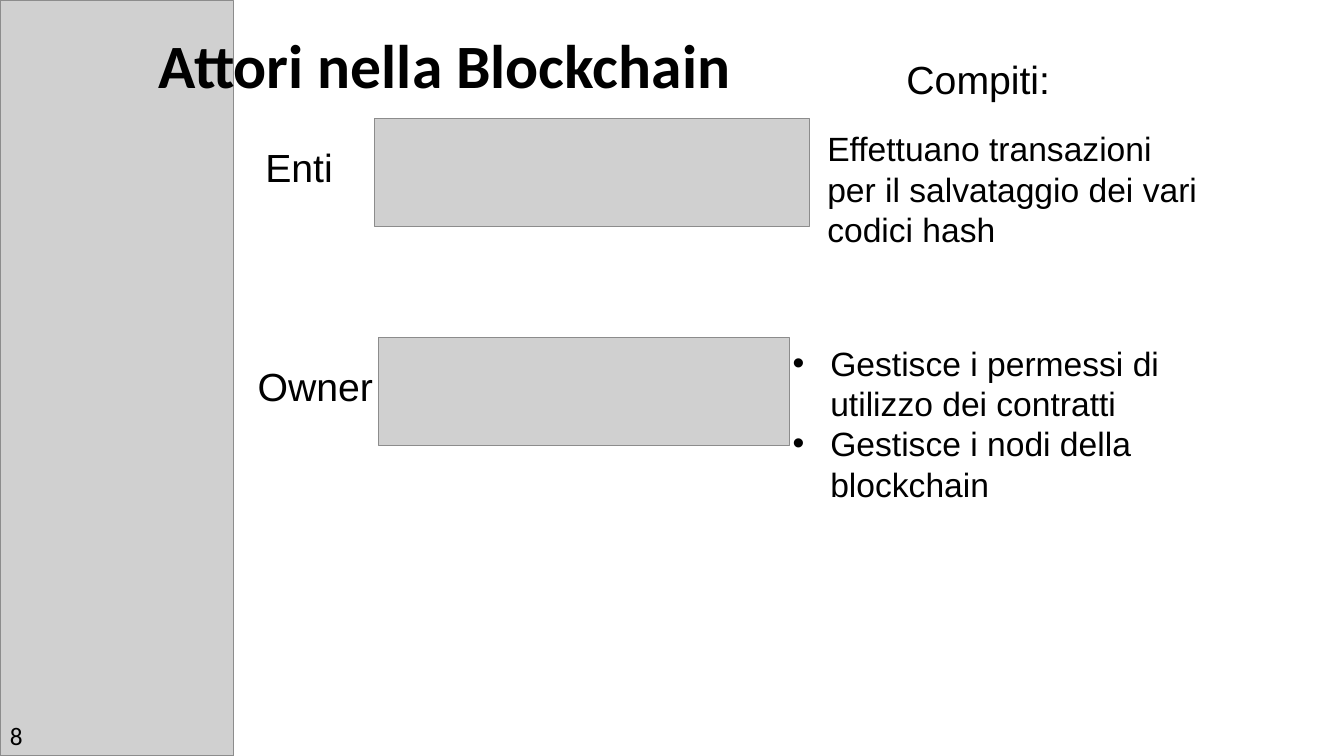
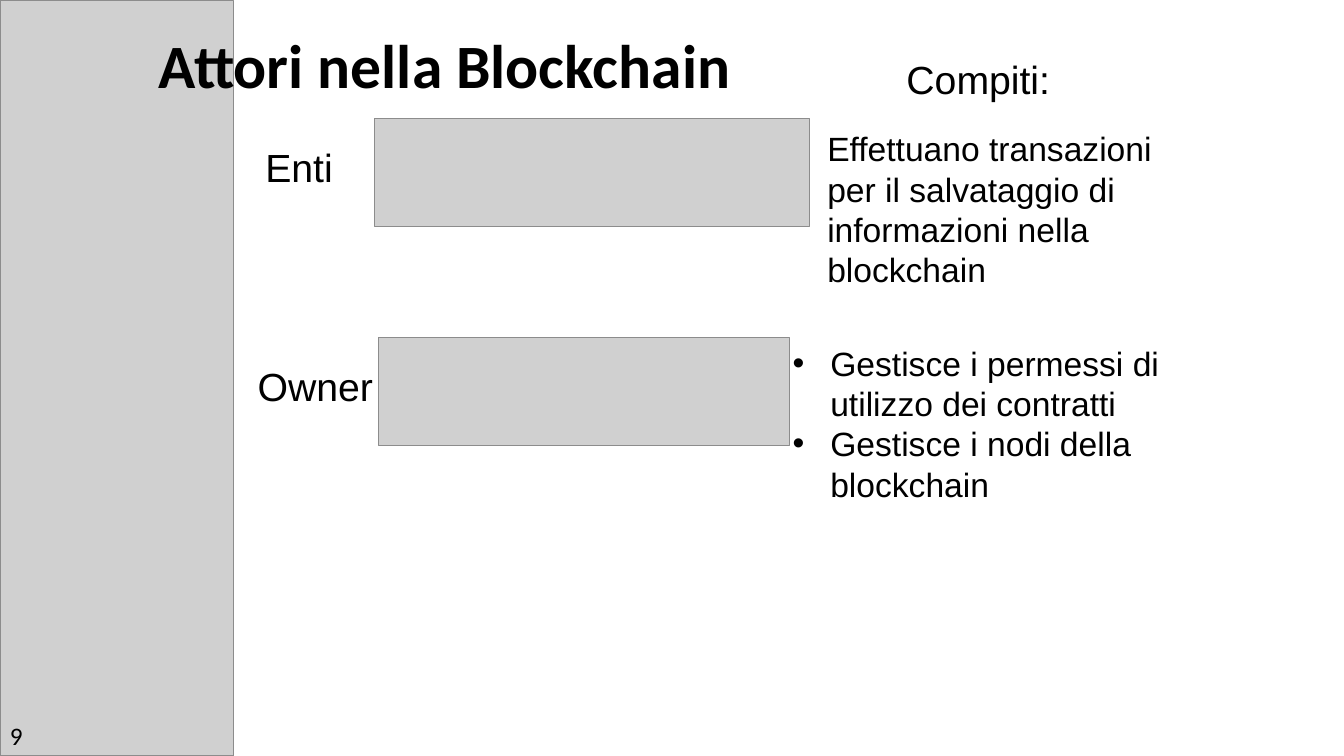
Before and after one commit to MrSecret35/Tesi_Triennale_Blockchain, a slide deck: slide 9 of presentazione_laurea/Presentazione_Laurea.pptx (slide 8 before the commit). Drawn at 1344x756 pixels with LibreOffice and Linux fonts; fonts in the diff are those of the drawing; grey boxes stand for pictures. Boxes give left, top, right and bottom in pixels: in the first picture for what was removed or moved away, otherwise in the second. Text is boxed around its words. In the diff, an @@ line names an element or a change of style, - is before the commit and + after.

```diff
--- a/presentazione_laurea/Presentazione_Laurea.pptx
+++ b/presentazione_laurea/Presentazione_Laurea.pptx
@@ text at (827,136,1151,283): text changed @@
-Effettuano transazioni per il salvataggio dei vari codici hash
+Effettuano transazioni per il salvataggio di informazioni nella blockchain
@@ text at (10,728,23,745): text changed @@
-8
+9
```
Also in this commit, not shown: 15 other slides changed, 4 slides added, 2 slides removed, 8 other files.
